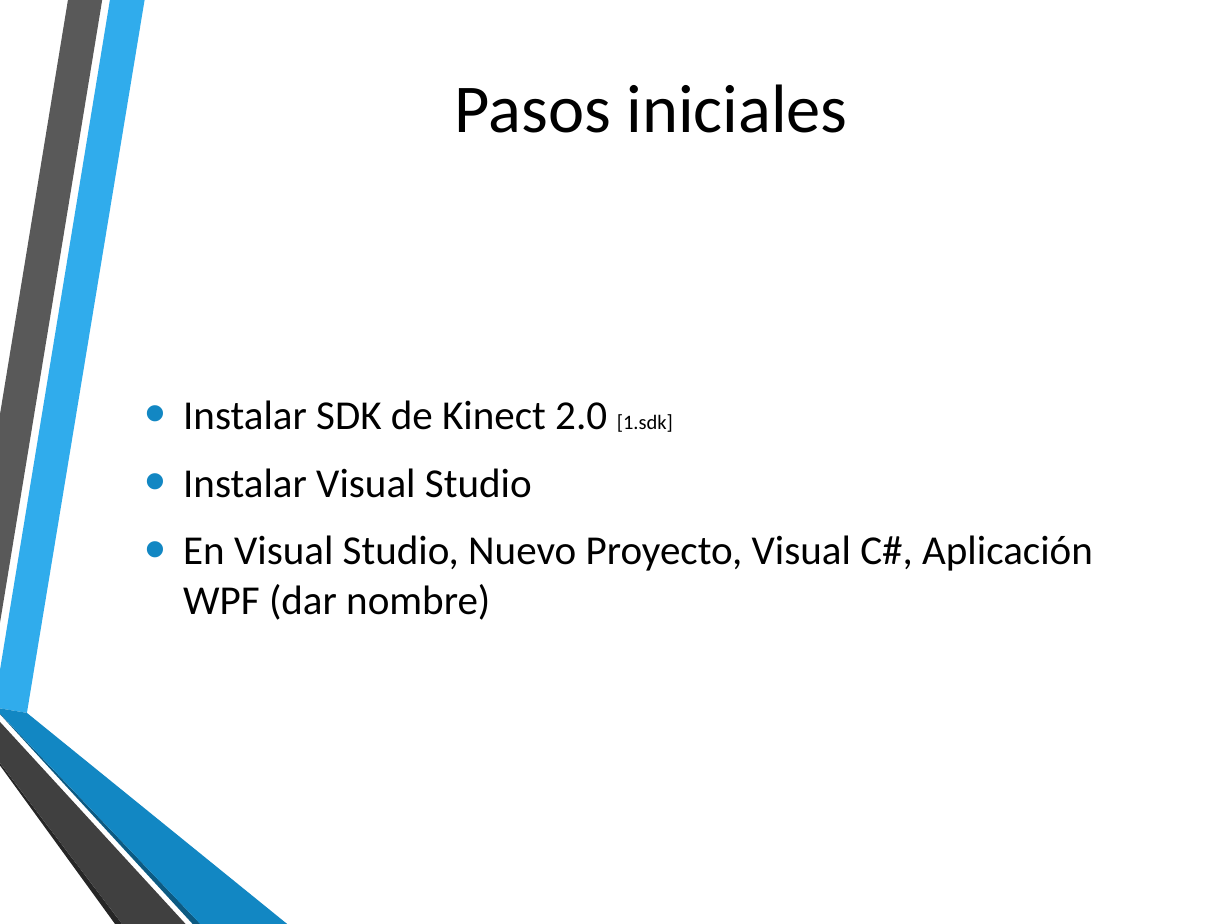
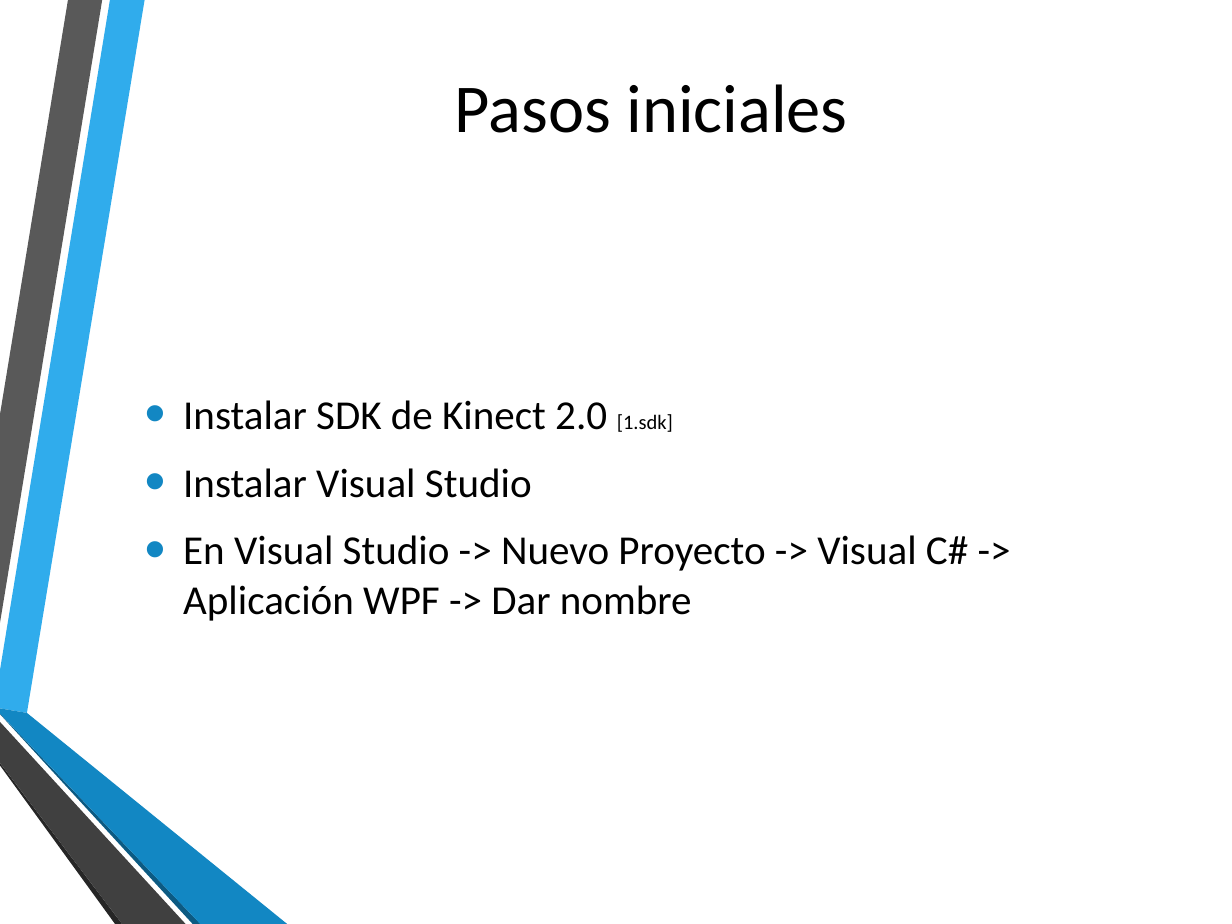
Before and after one commit to FPerezHernandez92/NPI-Kinect-v2, a slide deck: slide 3 of Presentación Práctica 1.pptx. Drawn at 1232x924 pixels with LibreOffice and Linux fonts; fonts in the diff are those of the drawing; background and template pictures are left out. Boxes give left, top, right and bottom in pixels: in the first picture for what was removed or moved away, otherwise in the second. Text is boxed around its words. In the diff, an @@ line names an element or a change of style, - is before the commit and + after.

```diff
--- a/Presentación Práctica 1.pptx
+++ b/Presentación Práctica 1.pptx
@@ text at [183,535,968,621]: text changed @@
-• En Visual Studio, Nuevo Proyecto, Visual C#, Aplicación WPF (dar nombre)
+• En Visual Studio -> Nuevo Proyecto -> Visual C# -> Aplicación WPF -> Dar nombre
```
Also in this commit, not shown: 2 other slides changed, 1 slide added, 1 slide removed, 12 other files.
